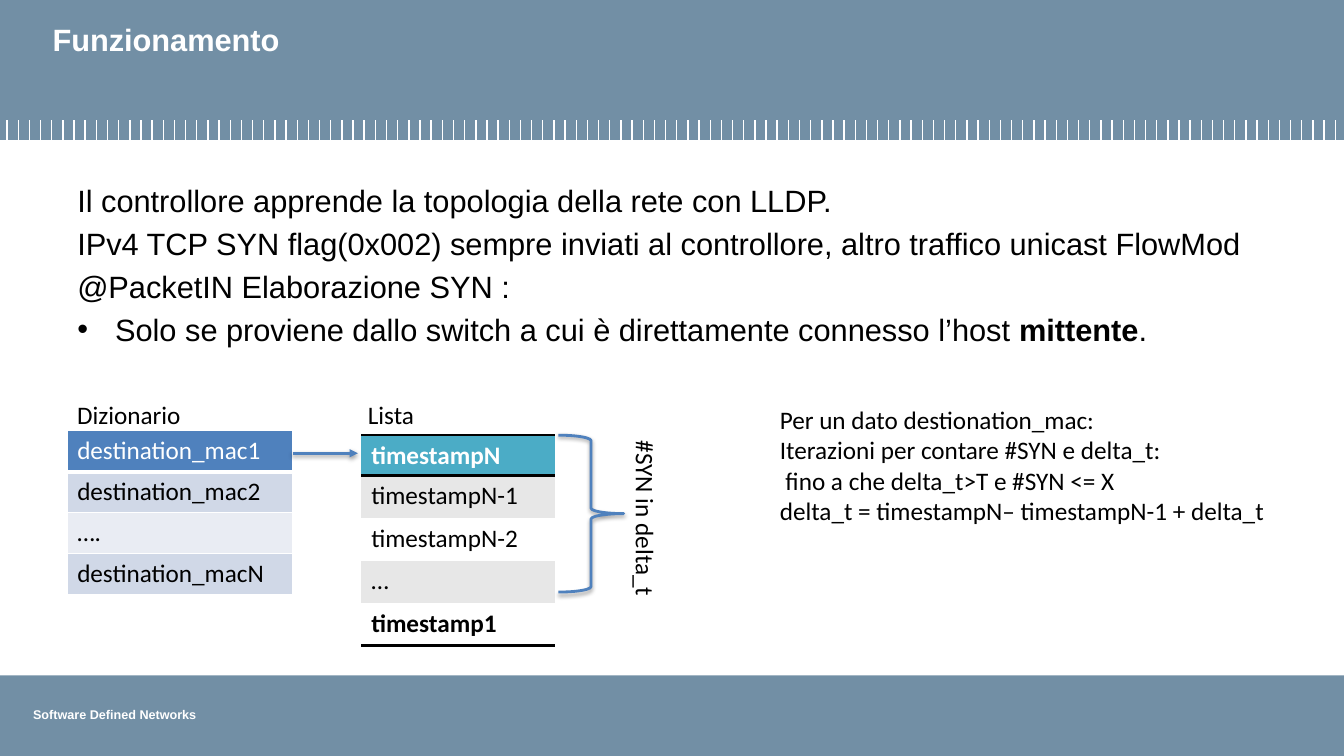
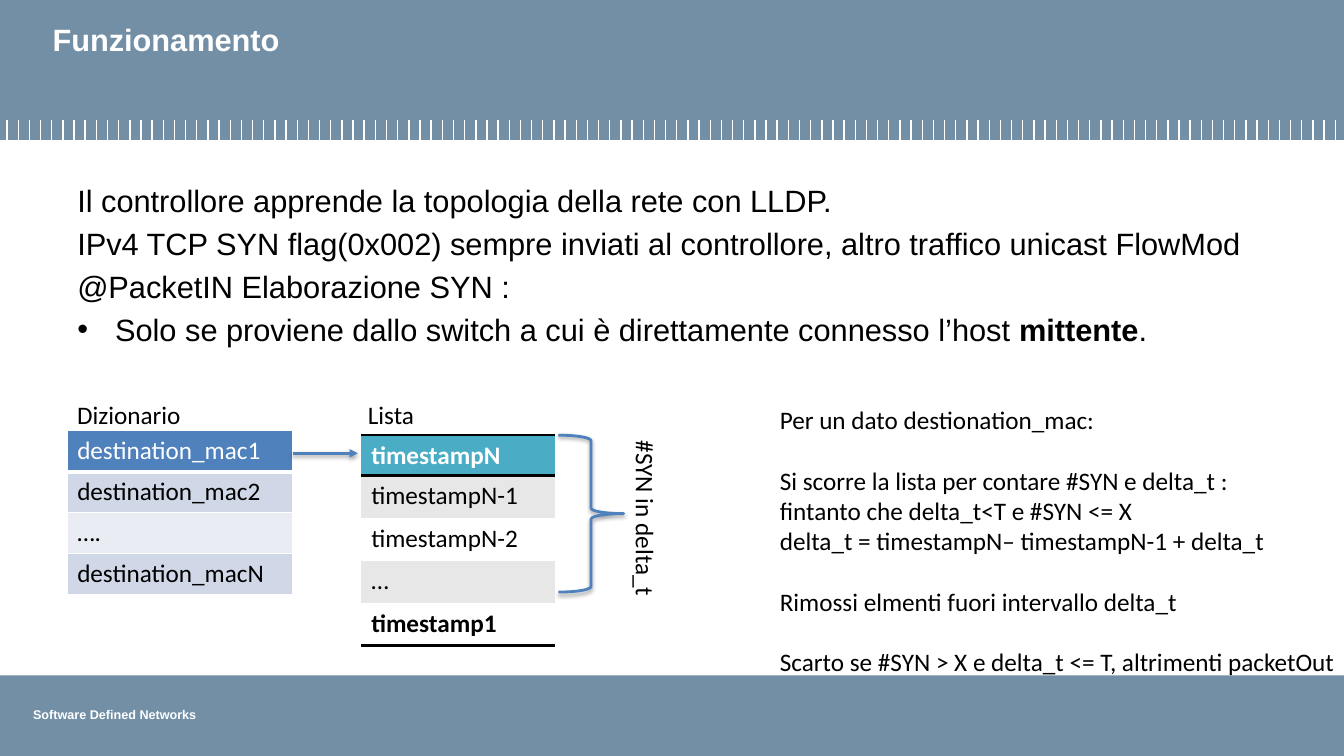
Before and after one commit to pierluigigrossi/progetto-SDN, a slide deck: slide 7 of intermedia8.pptx. Drawn at 1344x756 pixels with LibreOffice and Linux fonts; fonts in the diff are those of the drawing; background and template pictures are left out. Boxes give left, top, right and bottom in pixels: in the first picture for what was removed or moved away, otherwise in the second. Text is boxed around its words. In the diff, an @@ line names an element or a change of style, - is before the commit and + after.

Commit message:
pptx

```diff
--- a/intermedia8.pptx
+++ b/intermedia8.pptx
@@ text at (780,472,1215,524): text changed @@
-Iterazioni per contare #SYN e delta_t:
-fino a che delta_t>T e #SYN <= X
+Si scorre la lista per contare #SYN e delta_t :
+fintanto che delta_t<T e #SYN <= X
@@ text at (780,593,1334,678): paragraphs added @@
+Rimossi elmenti fuori intervallo delta_t
+Scarto se #SYN > X e delta_t <= T, altrimenti packetOut
```
Also in this commit, not shown: 1 other file.
